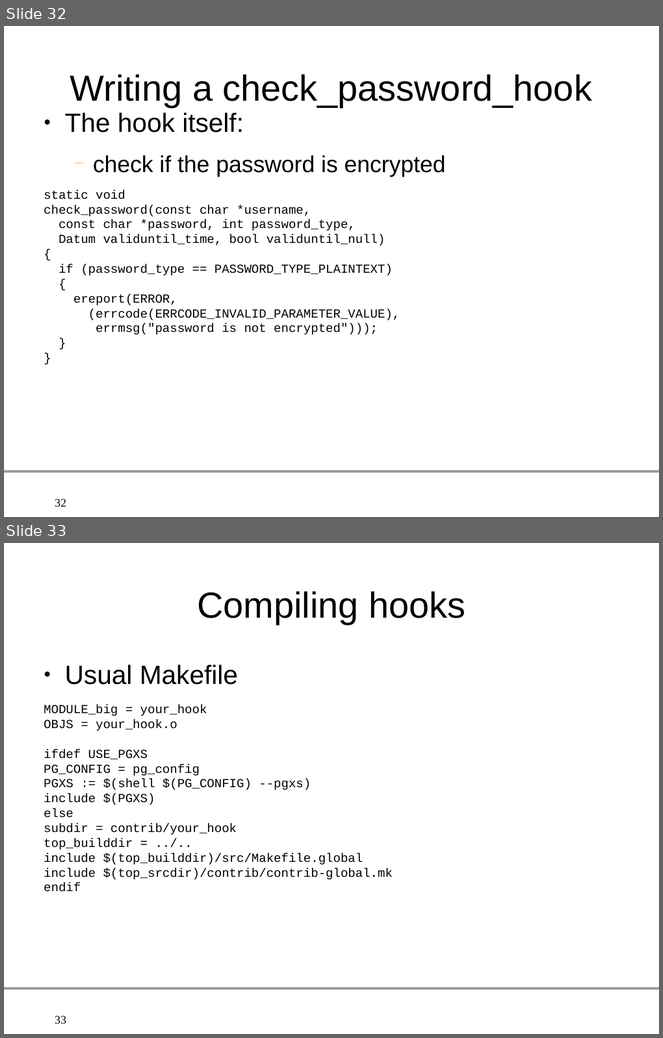
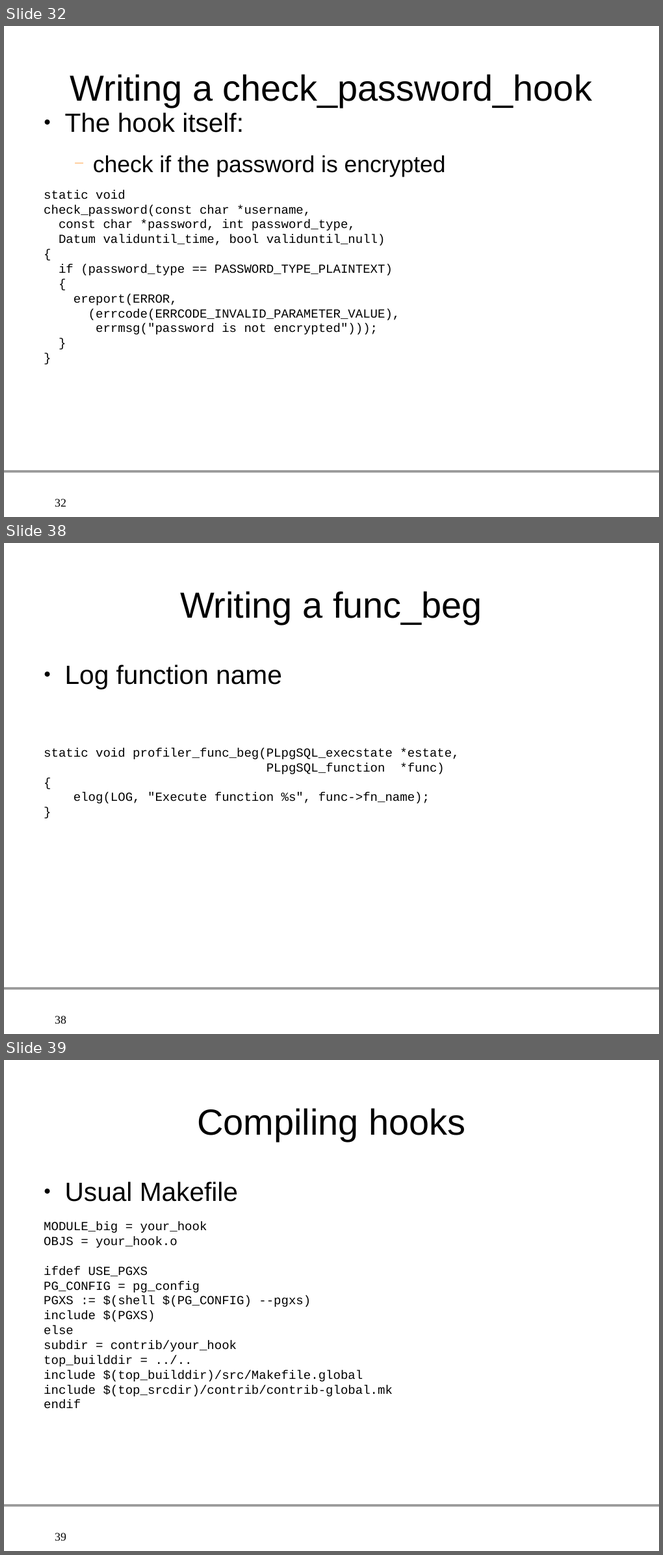
Before and after one commit to gleu/Hooks-in-PostgreSQL, a slide deck: hooks_in_postgresql.odp. Shown one above the other, each under a label of ours: slides 32 and 33 before the commit, slides 32, 38 and 39 after it; the slides between them are not shown. The pictures are 663x1038 and 663x1555 pixels, drawn with LibreOffice and Linux fonts; fonts in the diff are those of the drawing; background and template pictures are left out. Boxes give left, top, right and bottom in pixels: in the first picture for what was removed or moved away, otherwise in the second. Text is boxed around its words. In the diff, an @@ line names an element or a change of style, - is before the commit and + after.

```diff
--- a/hooks_in_postgresql.odp
+++ b/hooks_in_postgresql.odp
@@ slide 38 added at [4, 543, 659, 1034], background #FFFFFF; not listed: 2 template elements that a slide beside it also shows @@
@@ title added at [180, 591, 482, 624], 44 pt, text #000000 @@
+Writing a func_beg
@@ text added at [44, 665, 459, 804], 15 pt, text #000000 @@
+● Log function name
+static void profiler_func_beg(PLpgSQL_execstate *estate,
+PLpgSQL_function *func)
+{
+elog(LOG, "Execute function %s", func->fn_name);
+}
@@ what was slide 33 is now slide 39 @@
@@ page number at [55, 1533, 66, 1541]: text changed @@
-33
+39
```
Also in this commit, not shown: 2 slides changed, 6 other slides added, 1 slide removed, 3 other files.
